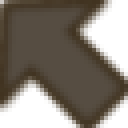
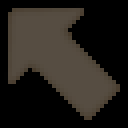
Two versions of the same layered image (128x128). Layer-by-layer changes:
added layer "Camada" (darken) above "cópia de Camada" over [0, 0, 128, 128]
